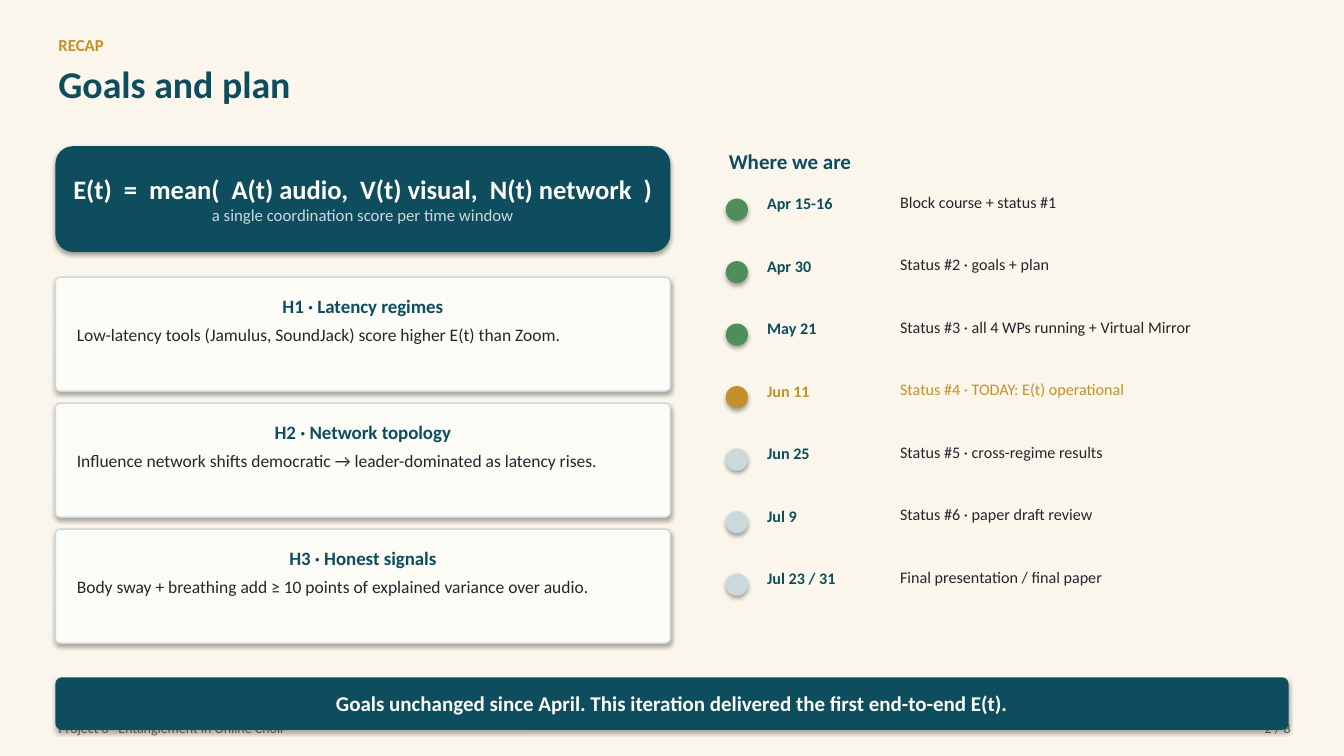
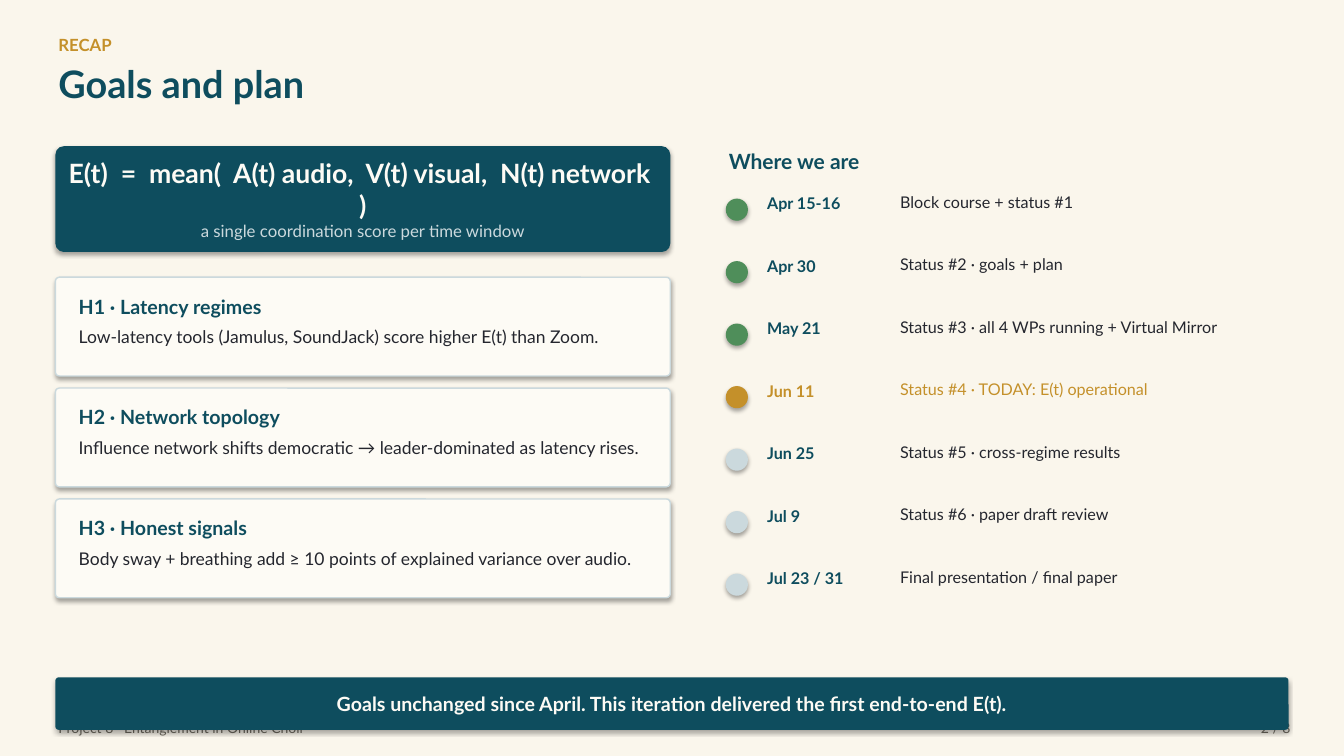
Before and after one commit to Zuraiz270/networked-choir-entanglement, a slide deck: slide 2 of output/jun11_status_meeting_iv.pptx. Drawn at 1344x756 pixels with LibreOffice and Linux fonts; fonts in the diff are those of the drawing. Boxes give left, top, right and bottom in pixels: in the first picture for what was removed or moved away, otherwise in the second. Text is boxed around its words. In the diff, an @@ line names an element or a change of style, - is before the commit and + after.

Commit message:
docs(jun11): fix mid-word wrapping root cause, swap to Segoe UI, repair slide-5 overlap
Root cause of the broken words in the rendered slides ("th e",
"pa ssing", "stat e"): PowerPoint allows Latin text to wrap in the
middle of a word unless the paragraph sets latinLnBrk="0". None of
our generated paragraphs set it, so every textbox/card/table cell
wrapped at the shape border mid-word. Fix: _no_midword() helper sets
the attribute on every paragraph the generator creates (textboxes,
cards, stat cards, banners, table cells).

Font: replaced the Calibri-everywhere styling with Segoe UI body +
Segoe UI Semibold for titles/kickers/numbers via a shared _style()
helper. Ships with Windows, reads cleaner at deck sizes.

Layout fixes from the screenshots:
- formula card on slide 2 was still a pill (no corner-radius fix
  applied to it); now 0.08, and hypothesis cards shortened to 0.98"
  so they hug their one-line content.
- slide 5: the 23/23 stat card overlapped the WP2/WP4 paragraph.
  Reworked the right column into mini-figure on top, three stat
  cards in one row, text below. No overlapping shapes.
- retro cards shortened 4.9" -> 4.35" (less dead space).
- takeaway banner corner radius 0.06 (was rendering as a lozenge).
- card body left-aligned (autoshape default was centering titles).

Verified in OOXML: latinLnBrk="0" present on all paragraphs of all
slides; all runs carry Segoe UI.

```diff
--- a/output/jun11_status_meeting_iv.pptx
+++ b/output/jun11_status_meeting_iv.pptx
@@ rounded rectangle "E(t) = mean( A(t) audio, ..." at box(55, 146, 670, 252): font Calibri to Lato; proportions changed @@
@@ rounded rectangle "H1 · Latency regimes": place and size @@
-rounded rectangle "H1 · Latency regimes" at box(55, 277, 670, 391)
+rounded rectangle "H1 · Latency regimes" at box(55, 277, 670, 376)
@@ rounded rectangle "H1 · Latency regimes" at box(55, 277, 670, 376): size 13.5 to 14 pt in "H1 · Latency regimes"; font Calibri to Lato; alignment centre to left; more space between paragraphs @@
@@ rounded rectangle "H2 · Network topology": place and size @@
-rounded rectangle "H2 · Network topology" at box(55, 403, 670, 517)
+rounded rectangle "H2 · Network topology" at box(55, 388, 670, 487)
@@ rounded rectangle "H2 · Network topology" at box(55, 388, 670, 487): size 13.5 to 14 pt in "H2 · Network topology"; font Calibri to Lato; alignment centre to left; more space between paragraphs @@
@@ rounded rectangle "H3 · Honest signals": place and size @@
-rounded rectangle "H3 · Honest signals" at box(55, 529, 670, 643)
+rounded rectangle "H3 · Honest signals" at box(55, 499, 670, 598)
@@ rounded rectangle "H3 · Honest signals" at box(55, 499, 670, 598): size 13.5 to 14 pt in "H3 · Honest signals"; font Calibri to Lato; alignment centre to left; more space between paragraphs @@
@@ font Calibri to Lato in 19 elements at box(58, 38, 111, 51), box(58, 70, 304, 105), box(1261, 721, 1290, 737), box(58, 730, 304, 737), box(729, 153, 859, 169), box(767, 197, 840, 212), box(900, 196, 1073, 208), box(767, 260, 816, 275), box(900, 258, 1063, 273), box(767, 322, 821, 337), box(900, 321, 1217, 336), box(767, 385, 815, 397), box(900, 382, 1148, 398), box(767, 447, 815, 459), box(900, 446, 1121, 461), box(767, 510, 800, 522), box(900, 508, 1108, 523), box(767, 572, 844, 584), box(900, 571, 1117, 586) @@
@@ rounded rectangle "Goals unchanged since April. This ..." at box(55, 678, 1289, 730): size 15 to 14 pt, font Calibri to Lato; proportions changed @@
```
Also in this commit, not shown: 7 other slides changed, 1 other file.
